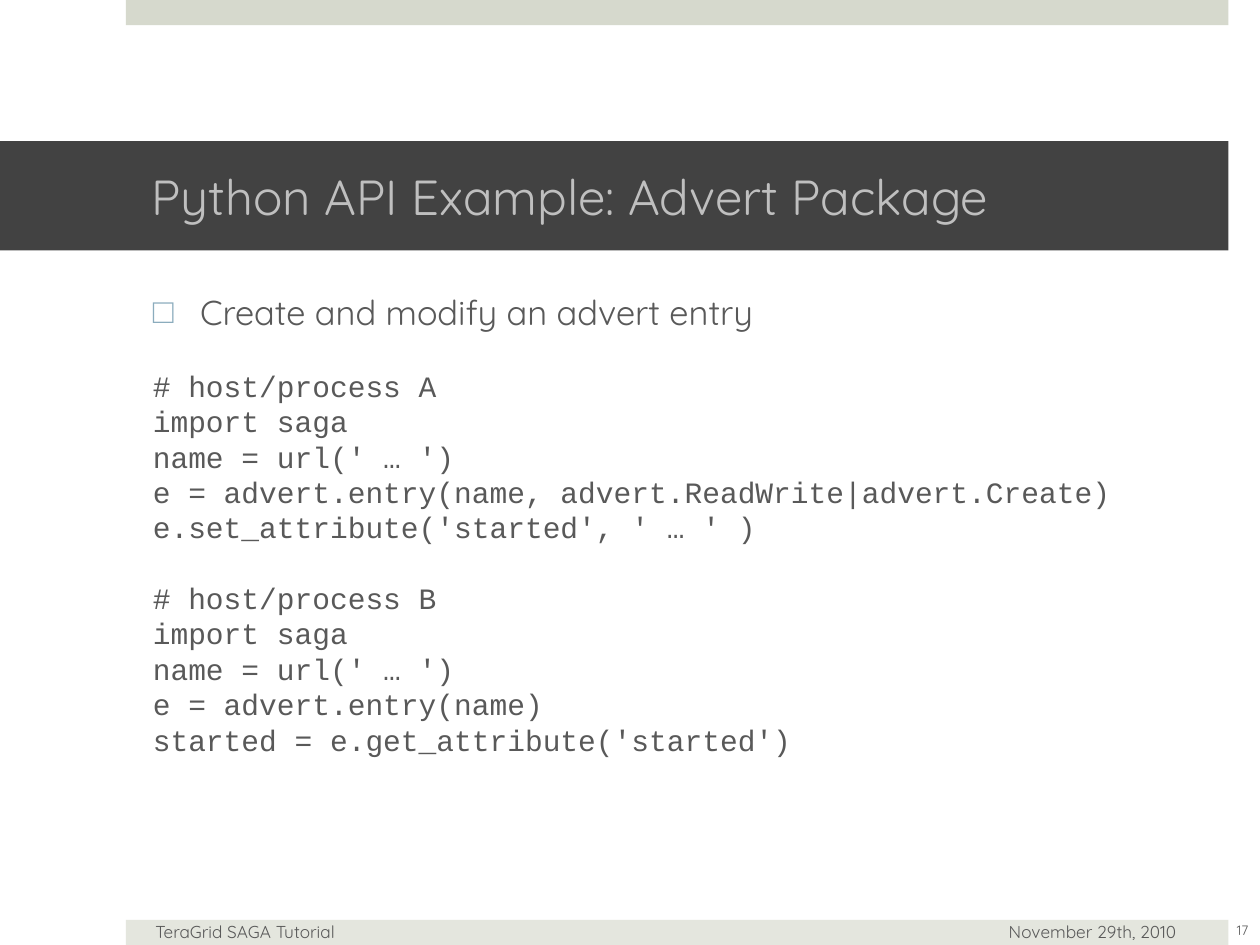
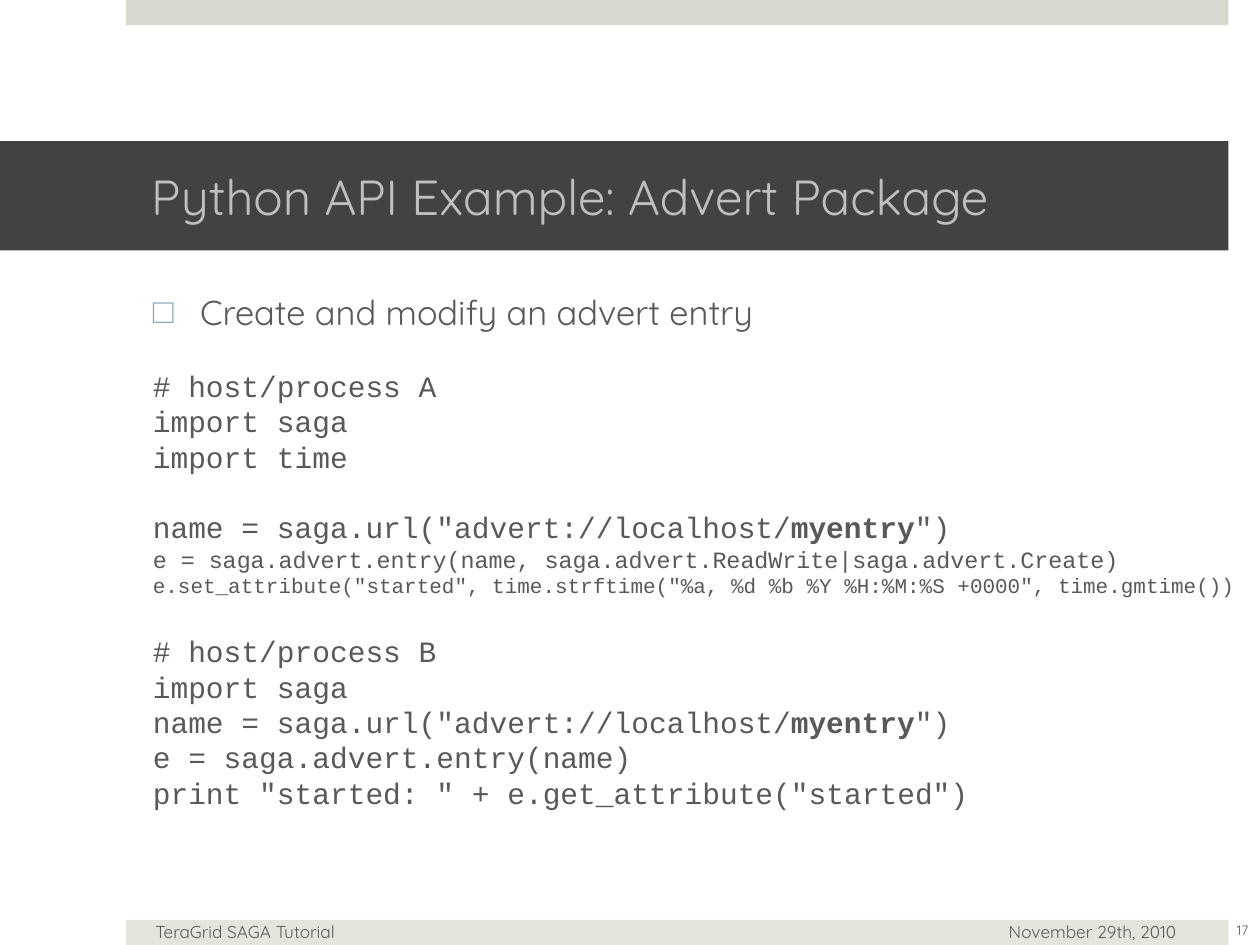
Before and after one commit to saga-project/saga-cpp-legacy-projects, a slide deck: slide 17 of tutorial/general_tutorial/SAGA-API-levels.pptx. Drawn at 1260x945 pixels with LibreOffice and Linux fonts; fonts in the diff are those of the drawing; background and template pictures are left out. Boxes give left, top, right and bottom in pixels: in the first picture for what was removed or moved away, otherwise in the second. Text is boxed around its words. In the diff, an @@ line names an element or a change of style, - is before the commit and + after.

Commit message:
More fixes

```diff
--- a/tutorial/general_tutorial/SAGA-API-levels.pptx
+++ b/tutorial/general_tutorial/SAGA-API-levels.pptx
@@ text at <box>153,376,1234,810</box>: text changed @@
-# host/process A
-import saga
-name = url(' … ')
-e = advert.entry(name, advert.ReadWrite|advert.Create)
-e.set_attribute('started', ' … ' )
-# host/process B
-import saga
-name = url(' … ')
-e = advert.entry(name)
-started = e.get_attribute('started')
+# host/process A
+import saga
+import time
+name = saga.url("advert://localhost/myentry")
+e = saga.advert.entry(name, saga.advert.ReadWrite|saga.advert.Create)
+e.set_attribute("started", time.strftime("%a, %d %b %Y %H:%M:%S +0000", time.gmtime())
+# host/process B
+import saga
+name = saga.url("advert://localhost/myentry")
+e = saga.advert.entry(name)
+print "started: " + e.get_attribute("started")
```
